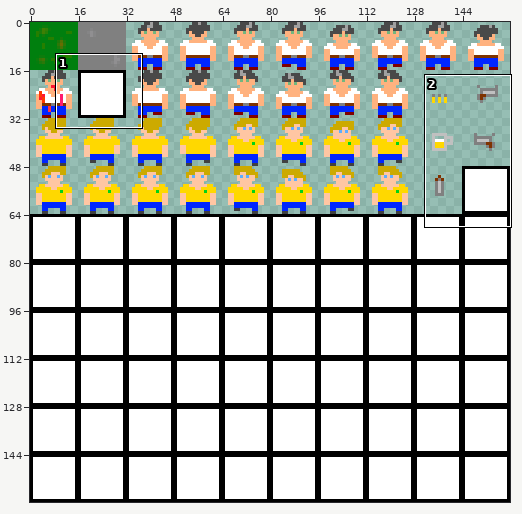
Sprite sheet -- res/spritesheet.png. The picture above shows the old version from afar; the outline marks the close-up.
Close-up. Earlier state:
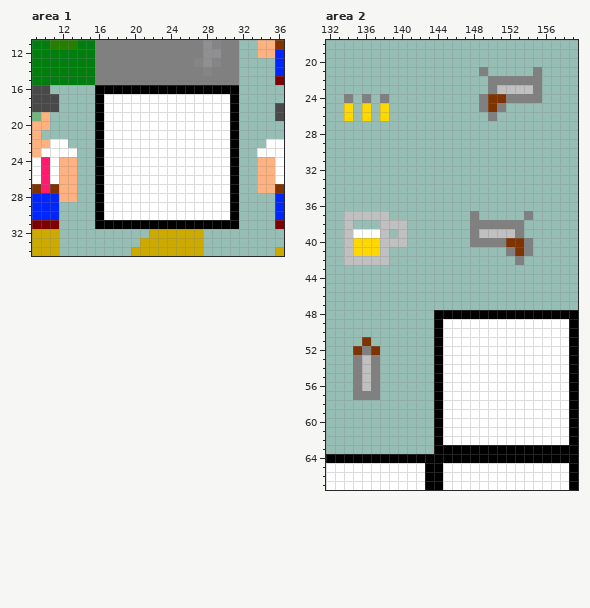
The file is 160x160 pixels. Colours within 5 levels of each other are drawn and written as one. Shown: area 1: x 9..36, y 11..34; area 2: x 132..159, y 18..67.
Now the later version:
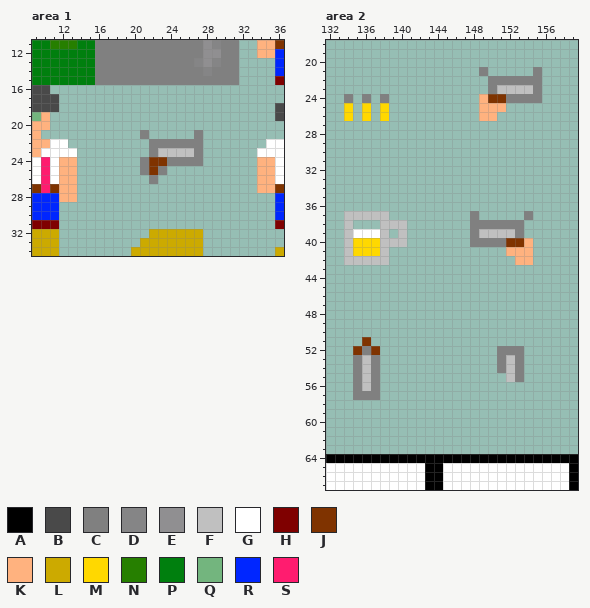
Palette (. is transparent): A #000000  B #494949  C #808080  D #858586  E #908f91  F #c0c0c0  G #ffffff  H #7f0000  J #7f3300  K #ffb27f  L #ccaa00  M #ffd800  N #267f00  P #007f0e  Q #73b57e  R #0026ff  S #ff1c6f
The exact change:
Area 1:
y 16: x 16..31 AAAAAAAAAAAAAAAA -> ................
y 17..20: x 16..31 AGGGGGGGGGGGGGGA -> ................
y 21: x 16..31 AGGGGGGGGGGGGGGA -> .....C.....C....
y 22: x 16..31 AGGGGGGGGGGGGGGA -> ......CCCCCC....
y 23: x 16..31 AGGGGGGGGGGGGGGA -> ......CFFFFC....
y 24: x 16..31 AGGGGGGGGGGGGGGA -> .....CJJCCCC....
y 25: x 16..31 AGGGGGGGGGGGGGGA -> .....CJC........
y 26: x 16..31 AGGGGGGGGGGGGGGA -> ......C.........
y 27..30: x 16..31 AGGGGGGGGGGGGGGA -> ................
y 31: x 16..31 AAAAAAAAAAAAAAAA -> ................
Area 2:
y 24: x 149 C -> K
y 25: x 149..151 CJC -> KKK
y 26: x 149..150 .C -> KK
y 40: x 154 C -> K
y 41: x 152..154 CJC -> KKK
y 42: x 153..154 C. -> KK
y 48: x 144..159 AAAAAAAAAAAAAAAA -> ................
y 49..51: x 144..159 AGGGGGGGGGGGGGGA -> ................
y 52: x 144..159 AGGGGGGGGGGGGGGA -> .......CCC......
y 53..54: x 144..159 AGGGGGGGGGGGGGGA -> .......CFC......
y 55: x 144..159 AGGGGGGGGGGGGGGA -> ........FC......
y 56..62: x 144..159 AGGGGGGGGGGGGGGA -> ................
y 63: x 144..159 AAAAAAAAAAAAAAAA -> ................
